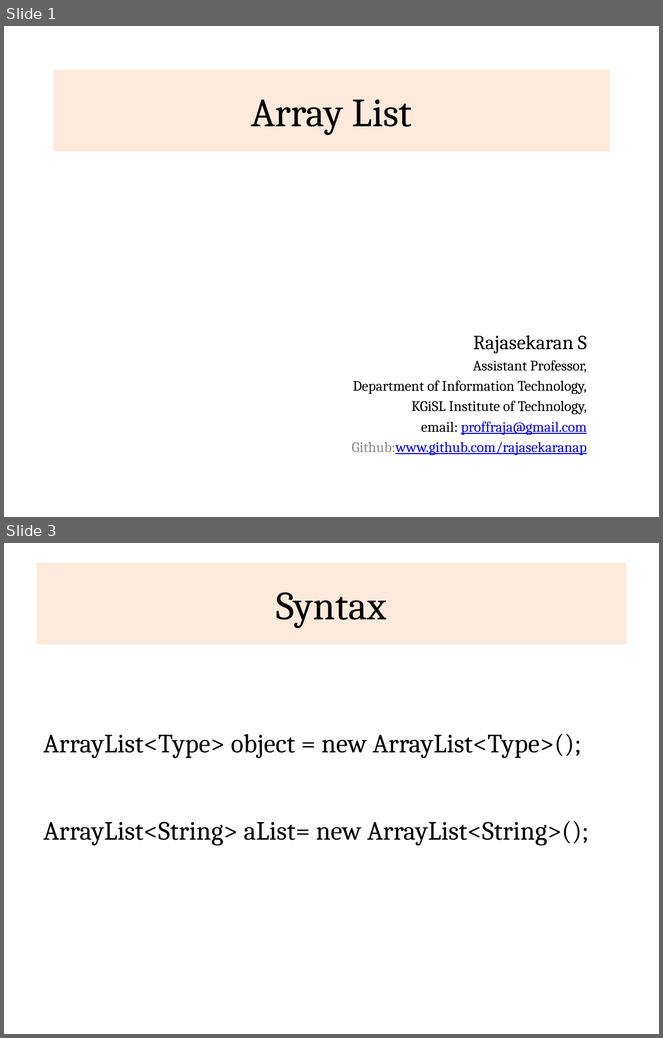
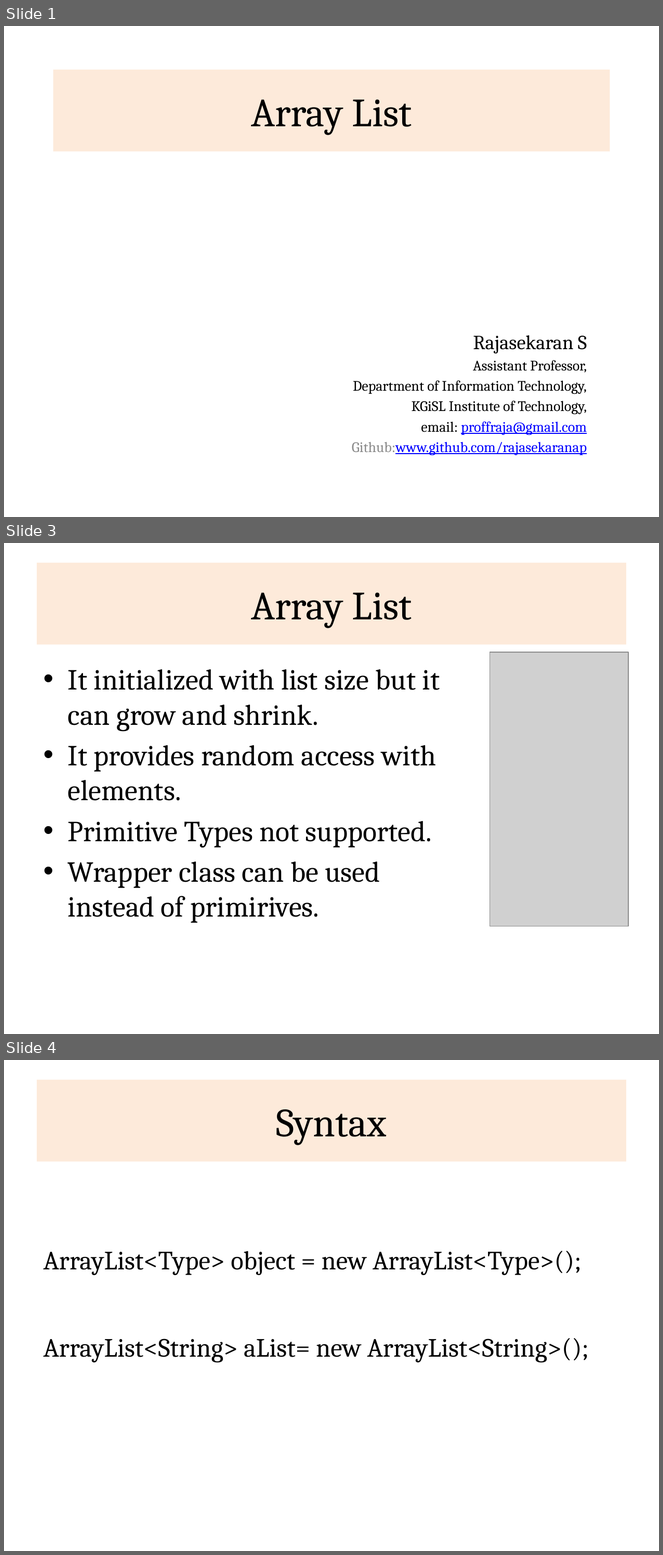
Before and after one commit to rajasekaran36/CS8392-OOPS, a slide deck: Presentations/Unit 2/CS8392-U2-8-ArrayList.pptx. Shown one above the other, each under a label of ours: slides 1 and 3 before the commit, slides 1, 3 and 4 after it; the slides between them are not shown. The pictures are 663x1038 and 663x1555 pixels, drawn with LibreOffice and Linux fonts; fonts in the diff are those of the drawing; grey boxes stand for pictures. Boxes give left, top, right and bottom in pixels: in the first picture for what was removed or moved away, otherwise in the second. Text is boxed around its words. In the diff, an @@ line names an element or a change of style, - is before the commit and + after.

```diff
--- a/Presentations/Unit 2/CS8392-U2-8-ArrayList.pptx
+++ b/Presentations/Unit 2/CS8392-U2-8-ArrayList.pptx
@@ slide 3 added at <box>4,543,659,1034</box>, background #FFFFFF @@
@@ title added at <box>37,563,626,644</box>, fill #FDEADA, 44 pt, text #000000 @@
+Array List
@@ picture added at <box>490,652,629,927</box> @@
@@ text added at <box>68,669,440,923</box>, 32 pt, text #000000 @@
+• It initialized with list size but it can grow and shrink.
+• It provides random access with elements.
+• Primitive Types not supported.
+• Wrapper class can be used instead of primirives.
@@ what was slide 3 is now slide 4 @@
```
Also in this commit, not shown: 1 slide changed, 1 slide removed, 7 other files.
